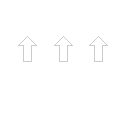
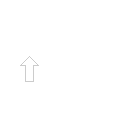
Two versions of the same layered image (128px x 128px). Layer-by-layer changes:
painted on "Layer 1" over [18, 36, 108, 82]
